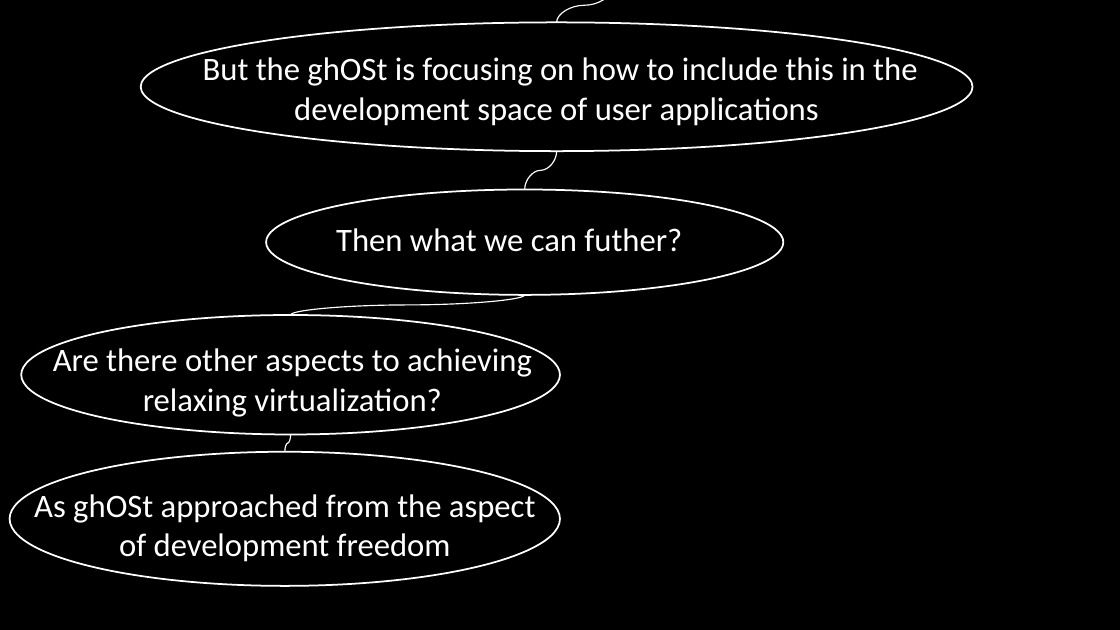
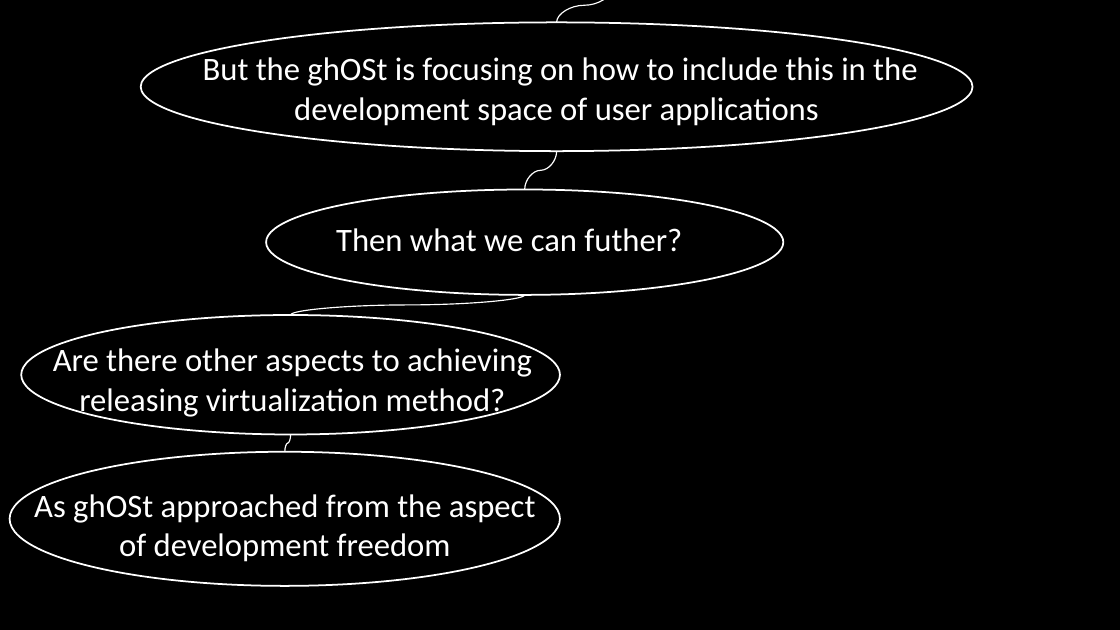
Before and after one commit to minseok127/paper_reviews, a slide deck: slide 25 of operating_system/ghOSt/ghOSt.pptx. Drawn at 1120x630 pixels with LibreOffice and Linux fonts; fonts in the diff are those of the drawing. Boxes give left, top, right and bottom in pixels: in the first picture for what was removed or moved away, otherwise in the second. Text is boxed around its words. In the diff, an @@ line names an element or a change of style, - is before the commit and + after.

```diff
--- a/operating_system/ghOSt/ghOSt.pptx
+++ b/operating_system/ghOSt/ghOSt.pptx
@@ text at (x1=53, y1=345, x2=532, y2=419): text changed @@
-Are there other aspects to achieving relaxing virtualization?
+Are there other aspects to achieving releasing virtualization method?
```
Also in this commit, not shown: 7 other slides changed, 1 other file.
